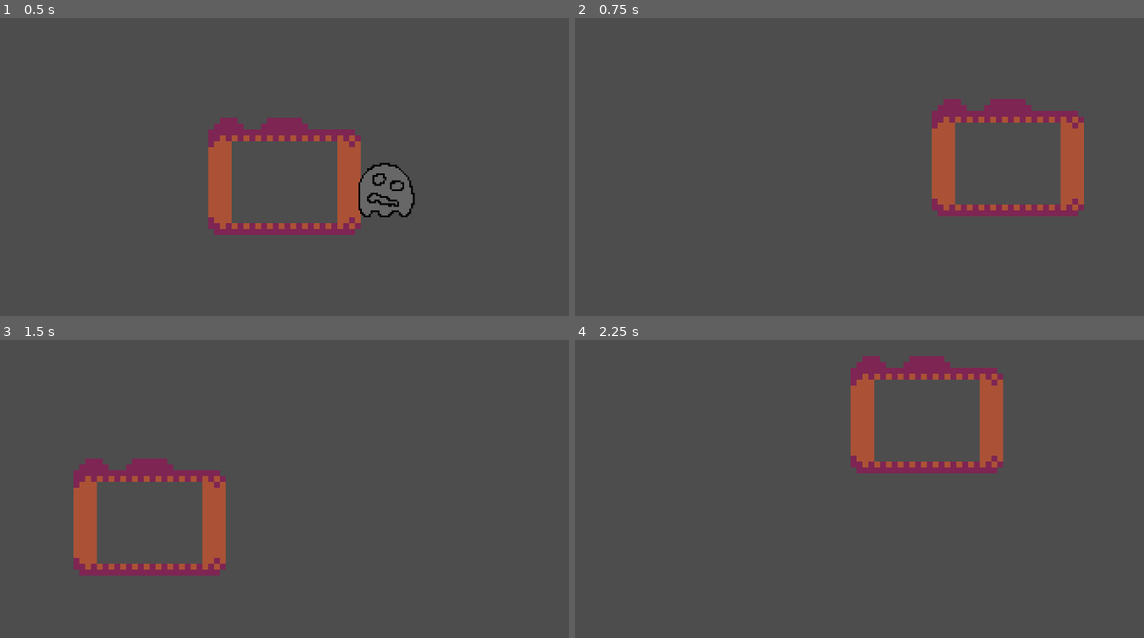
Above: before the commit, frames 1-4 (two rows, left to right).
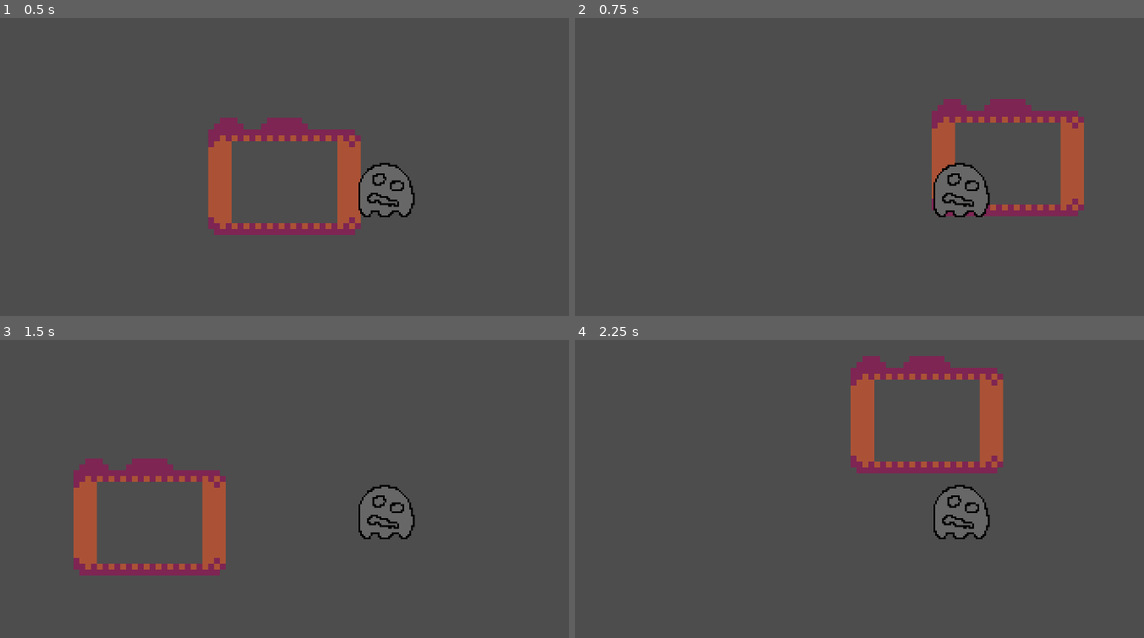
Above: after the commit, the same moments.

Repository: sabidesu/ghostGame
Game: Godot game, scene res://scenes/stage.tscn
Same seed, same stepped clock (60 frames per second), same inputs: the game is played once before the commit and once after it.
Inputs (mouse positions are in pixels of both pictures, inside the frame that each line leads up to):
- Up to frame 1 (0.5 s): no input
- Up to frame 2 (0.75 s): tap Enter at 0.5 s; move the mouse to (1007, 164) at 0.52 s
- Up to frame 3 (1.5 s): tap Space at 1.25 s; move the mouse to (147, 521) at 1.27 s
- Up to frame 4 (2.25 s): tap Enter at 2 s; move the mouse to (927, 420) at 2.02 s

Frame 1 is identical in both runs. In frame 2, 1.5% of the frame differs, in the area x 63-73%, y 48-67%; in frame 3, 1.4%; in frame 4, 1.4%.

Commit message:
add on body exited for ghost

Diff:
--- a/scenes/ghost.tscn
+++ b/scenes/ghost.tscn
@@ -3,8 +3,8 @@
 [ext_resource type="Script" path="res://scripts/ghost.gd" id="1_6nqbi"]
 [ext_resource type="Texture2D" uid="uid://c6g2olvi3lmjk" path="res://assets/sprites/original/ghosts/look 2.png" id="1_k77st"]
 
-[sub_resource type="RectangleShape2D" id="RectangleShape2D_dknoy"]
-size = Vector2(96, 93)
+[sub_resource type="CircleShape2D" id="CircleShape2D_6o2us"]
+radius = 46.0109
 
 [node name="ghost" type="Area2D"]
 script = ExtResource("1_6nqbi")
@@ -13,7 +13,9 @@
 texture = ExtResource("1_k77st")
 
 [node name="CollisionShape2D" type="CollisionShape2D" parent="."]
-position = Vector2(0, 1.5)
-shape = SubResource("RectangleShape2D_dknoy")
+position = Vector2(-2, 6)
+shape = SubResource("CircleShape2D_6o2us")
 
 [connection signal="body_entered" from="." to="." method="_on_body_entered"]
+[connection signal="body_exited" from="." to="." method="_on_body_exited"]
+[connection signal="ready" from="." to="." method="_on_ready"]
--- a/scripts/ghost.gd
+++ b/scripts/ghost.gd
@@ -1,5 +1,18 @@
 extends Area2D
 
 
+var camera_hovering: bool = false
+
+
 func _on_body_entered(_body:Node2D) -> void:
-  queue_free()
+  camera_hovering = true
+  print(camera_hovering)
+
+
+func _on_ready() -> void:
+  print(camera_hovering)
+
+
+func _on_body_exited(_body:Node2D) -> void:
+  camera_hovering = false
+  print(camera_hovering)
